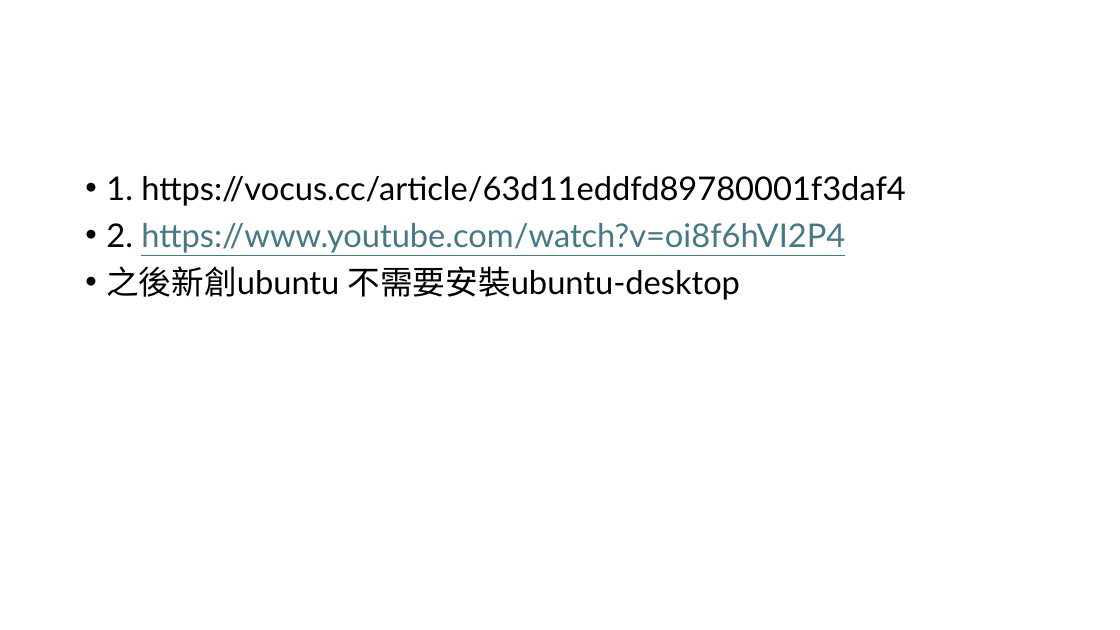
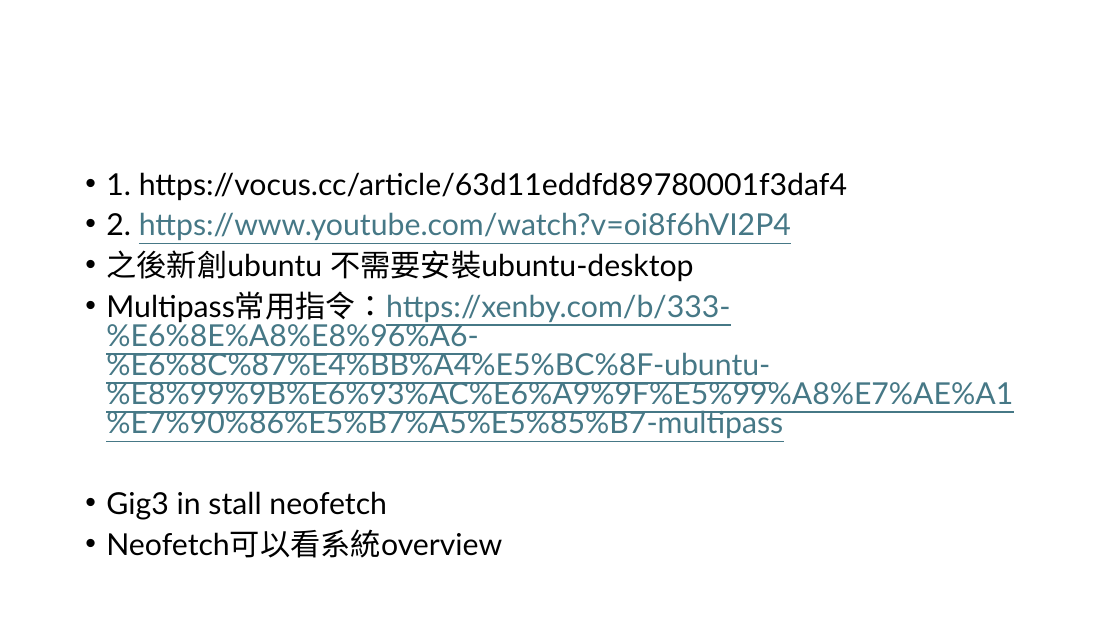
Before and after one commit to frankpeng1218/Python_learning, a slide deck: slide 2 of multipass_ubuntu_installation/ubuntu_installation.pptx. Drawn at 1120x630 pixels with LibreOffice and Linux fonts; fonts in the diff are those of the drawing. Boxes give left, top, right and bottom in pixels: in the first picture for what was removed or moved away, otherwise in the second. Text is boxed around its words. In the diff, an @@ line names an element or a change of style, - is before the commit and + after.

```diff
--- a/multipass_ubuntu_installation/ubuntu_installation.pptx
+++ b/multipass_ubuntu_installation/ubuntu_installation.pptx
@@ text at (x1=106, y1=172, x2=847, y2=282): size 28 to 25.9 pt in "1. https://vocus.cc/article/63d11eddfd89780001f3daf4", "2. https://www.youtube.com/watch?v=oi8f6hVI2P4", "之後新創ubuntu 不需要安裝ubuntu-desktop"; line spacing 0.9 to 0.8 @@
@@ text at (x1=106, y1=291, x2=1013, y2=558): paragraphs added @@
+• Multipass常用指令：https://xenby.com/b/333-%E6%8E%A8%E8%96%A6-%E6%8C%87%E4%BB%A4%E5%BC%8F-ubuntu-%E8%99%9B%E6%93%AC%E6%A9%9F%E5%99%A8%E7%AE%A1%E7%90%86%E5%B7%A5%E5%85%B7-multipass
+• Gig3 in stall neofetch
+• Neofetch可以看系統overview
```
Also in this commit, not shown: 1 other slide changed, 15 slides added, 17 other files.
